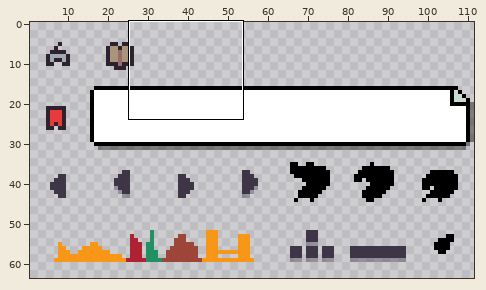
Pixel-art file -- Project Games/TastyRoad_demo/Assets/Sprites/canvas_UI.aseprite. The picture above shows the old version from afar; the outline marks the close-up.
Close-up. As it was:
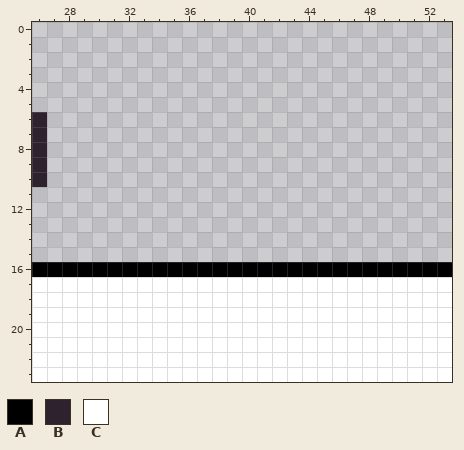
112x64 pixels, 1 frame. Shown: x 26..53, y 0..23. The wide view leaves out empty margins.
Palette (. is transparent): A #000000  B #2e222f  C #ffffff
Pixels before, first column x 26:
 6 B...........................
 7 B...........................
 8 B...........................
 9 B...........................
10 B...........................
11 ............................
12 ............................
13 ............................
14 ............................
15 ............................
16 AAAAAAAAAAAAAAAAAAAAAAAAAAAA
17 CCCCCCCCCCCCCCCCCCCCCCCCCCCC
18 CCCCCCCCCCCCCCCCCCCCCCCCCCCC
19 CCCCCCCCCCCCCCCCCCCCCCCCCCCC
20 CCCCCCCCCCCCCCCCCCCCCCCCCCCC
21 CCCCCCCCCCCCCCCCCCCCCCCCCCCC
22 CCCCCCCCCCCCCCCCCCCCCCCCCCCC
23 CCCCCCCCCCCCCCCCCCCCCCCCCCCC
After the commit:
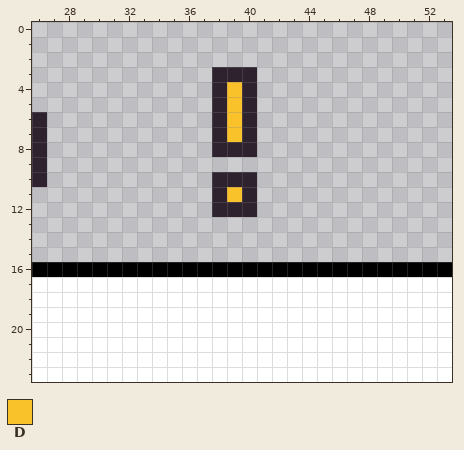
Colours new in this view: D #f9c22b
Diff:
Layer "Layer 1":
The edit adds colour B in row 3 at x 38 to 40; in rows 4 to 7 at x 38 and 40; in row 8 at x 38 to 40; in row 10 at x 38 to 40; in row 11 at x 38 and 40; in row 12 at x 38 to 40.
The edit adds colour D in rows 4 to 7 at x 39; in row 11 at x 39.
Where, in picture pixels (left, top, right, bottom), the same in both close-ups:
added: (212, 67, 257, 217)
